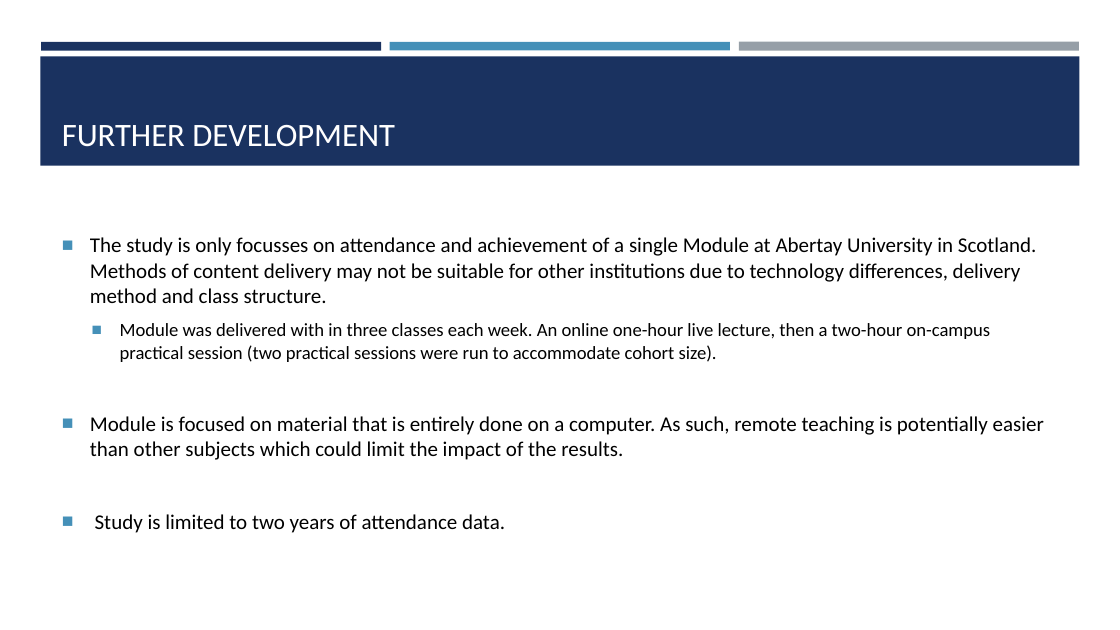
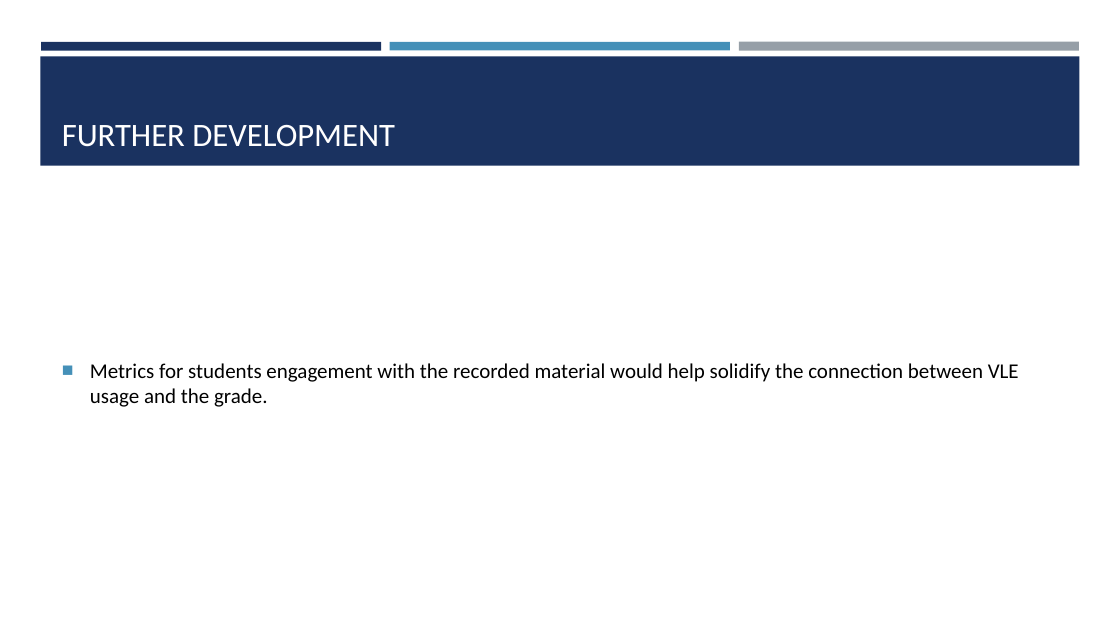
Before and after one commit to ChrisAcornleyPhD/CAP512Data, a slide deck: slide 44 of scripts/CAP512.pptx (slide 40 before the commit). Drawn at 1120x630 pixels with LibreOffice and Linux fonts; fonts in the diff are those of the drawing. Boxes give left, top, right and bottom in pixels: in the first picture for what was removed or moved away, otherwise in the second. Text is boxed around its words. In the diff, an @@ line names an element or a change of style, - is before the commit and + after.

```diff
--- a/scripts/CAP512.pptx
+++ b/scripts/CAP512.pptx
@@ text at [90, 363, 1019, 407]: text changed @@
-■ The study is only focusses on attendance and achievement of a single Module at Abertay University in Scotland. Methods of content delivery may not be suitable for other institutions due to technology differences, delivery method and class structure.
-  ■ Module was delivered with in three classes each week. An online one-hour live lecture, then a two-hour on-campus practical session (two practical sessions were run to accommodate cohort size).
-■ Module is focused on material that is entirely done on a computer. As such, remote teaching is potentially easier than other subjects which could limit the impact of the results.
-■ Study is limited to two years of attendance data.
+■ Metrics for students engagement with the recorded material would help solidify the connection between VLE usage and the grade.
```
Also in this commit, not shown: 12 other slides changed, 6 slides added, 2 slides removed, 22 other files.
